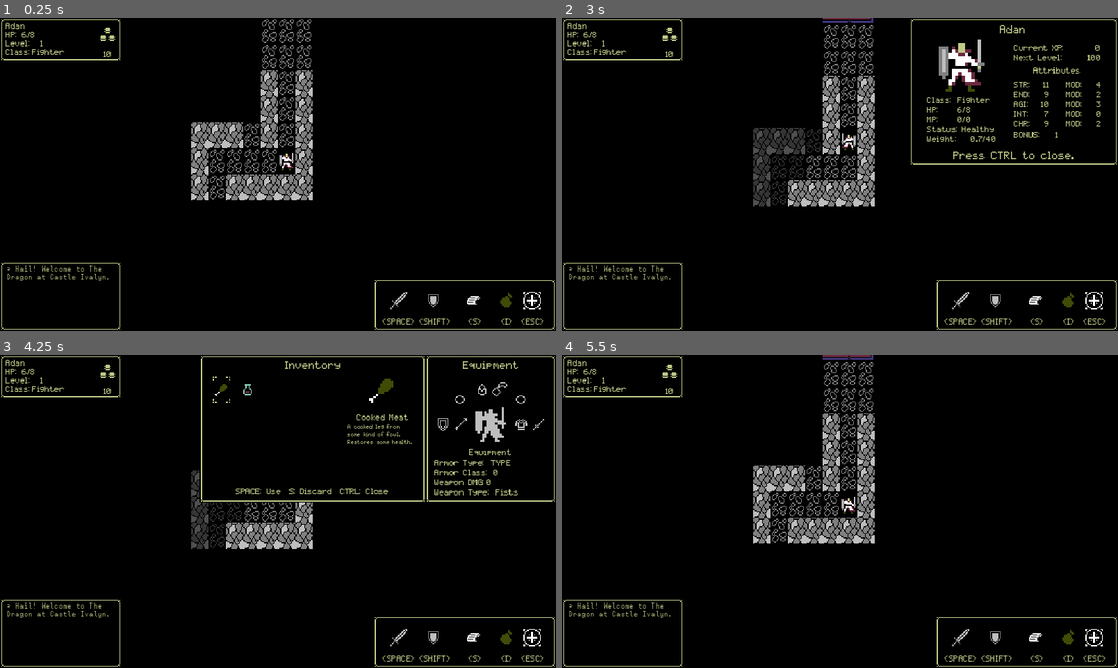
Above: before the commit, frames 1-4 (two rows, left to right).
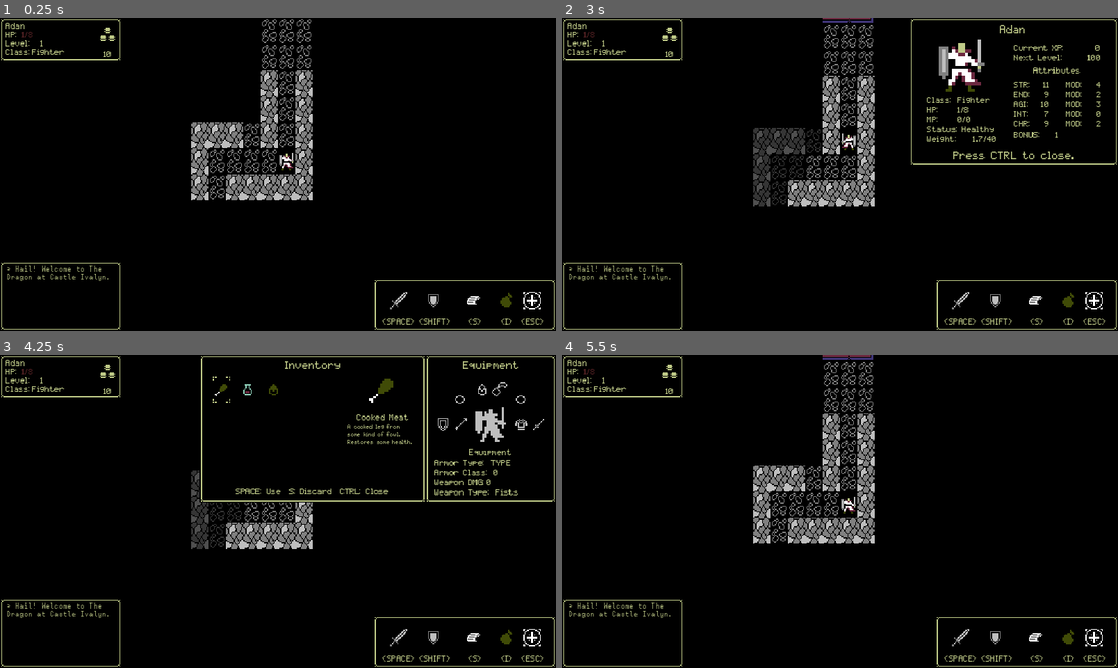
Above: after the commit, the same moments.

Repository: ChrisGlenn/tdaci
Game: Godot game, scene res://Scenes/LevelOne/level_one.tscn
Same seed, same stepped clock (60 frames per second), same inputs: the game is played once before the commit and once after it.
Inputs:
- Up to frame 1 (0.25 s): no input
- Up to frame 2 (3 s): tap Enter at 0.5 s; hold Right (ci_RIGHT) 0.53-1.28 s; tap Space (ci_A) at 0.6 s; tap Escape (ci_START) at 1.25, 2, 2.75 s; hold Down (ci_DOWN) 1.28-2.03 s; tap Ctrl (ci_B) at 1.35 s; hold Right (ci_RIGHT) 2.03-2.78 s; tap End (ci_END) at 2.1 s; hold Up (ci_UP) from 2.78 s (still down); tap S (ci_X) at 2.85 s
- Up to frame 3 (4.25 s): tap Escape (ci_START) at 3.5 s; release Up (ci_UP) at 3.53 s; hold Left (ci_LEFT) from 3.53 s (still down); tap I (ci_Y) at 3.6 s
- Up to frame 4 (5.5 s): tap Escape (ci_START) at 4.25 s; tap Space (ci_A) at 4.35 s; release Left (ci_LEFT) at 5.03 s; hold Down (ci_DOWN) from 5.03 s (still down); tap Ctrl (ci_B) at 5.1 s

The runs differ from the first frame. In frame 1, less than 0.1% of the frame differs, in the area x 3-7%, y 4-7%; in frame 2, 0.1%, in the area x 3-78%, y 4-40%; in frame 3, less than 0.1%; in frame 4, less than 0.1%.

Commit message:
10/17/2024 NOON
MY GIRLS BIRTHDAY!!!

Diff:
--- a/Scenes/Enemies/Rat/rat.tscn
+++ b/Scenes/Enemies/Rat/rat.tscn
@@ -3,9 +3,9 @@
 [ext_resource type="Texture2D" uid="uid://c4r1bbuhmqdd4" path="res://Sprites/Enemies.png" id="1_06hh1"]
 [ext_resource type="Script" path="res://Scenes/Enemies/Rat/rat.gd" id="1_ojjw5"]
 
-[sub_resource type="AtlasTexture" id="AtlasTexture_g50qn"]
+[sub_resource type="AtlasTexture" id="AtlasTexture_2u7h2"]
 atlas = ExtResource("1_06hh1")
-region = Rect2(48, 0, 16, 24)
+region = Rect2(32, 0, 16, 24)
 
 [sub_resource type="AtlasTexture" id="AtlasTexture_32vvn"]
 atlas = ExtResource("1_06hh1")
@@ -19,7 +19,7 @@
 animations = [{
 "frames": [{
 "duration": 1.0,
-"texture": SubResource("AtlasTexture_g50qn")
+"texture": SubResource("AtlasTexture_2u7h2")
 }],
 "loop": true,
 "name": &"attack",
--- /dev/null
+++ b/Scenes/Enviornment/Corpse/corpse.tscn
@@ -0,0 +1,10 @@
+[gd_scene load_steps=2 format=3 uid="uid://drwe3baken7v5"]
+
+[ext_resource type="Texture2D" uid="uid://c4r1bbuhmqdd4" path="res://Sprites/Enemies.png" id="1_bg1wg"]
+
+[node name="Corpse" type="Sprite2D"]
+texture = ExtResource("1_bg1wg")
+centered = false
+hframes = 16
+vframes = 12
+frame = 8
--- a/Scenes/Player/player.gd
+++ b/Scenes/Player/player.gd
@@ -2,6 +2,7 @@
 # PLAYER SCRIPT
 # handles player input, movement, interaction, ect.
 signal player_moved # custom player script signal
+@onready var CORPSE = preload("res://Scenes/Enviornment/Corpse/corpse.tscn")
 @onready var PLAYER_SPRITE = $AnimatedSprite2D
 @onready var STEP_AUDIO = $Steps
 @onready var RAY_UP = $Ray_UP
@@ -103,7 +104,10 @@
 		PLAYER_SPRITE.modulate = Color(1, 1, 1, 1) # return color to normal
 		is_hit = false # return control to player
 		hit_timer = 0 # reset this to zero
-
+	# DEATH
+	if Globals.player["hp"] <= 0:
+		Globals.can_move = false # stop player movement
+		# death() # call death function
 	# DEBUG
 	if Input.is_action_just_pressed("ci_END"):
 		get_tree().quit() # exit the game
@@ -117,4 +121,6 @@
 
 func death():
 	# the player has died
+	var corpse = CORPSE.instantiate()
+	corpse.global_position = global_position
 	Globals.terminal += str("> YOU HAVE DIED!!!\n") # update the terminal
--- a/Scripts/Data/items.gd
+++ b/Scripts/Data/items.gd
@@ -23,7 +23,7 @@
     },
     "leather helmet" : {
         "title" : "Leather Helmet",
-        "desc" : "A helmet made of leather.",
+        "desc" : "A helmet made of leather.\n\nArmor Class: 1",
         "type" : "EQUIP",
         "sub_type" : "Light",
         "weight" : 1,
--- a/Scripts/functions.gd
+++ b/Scripts/functions.gd
@@ -70,4 +70,7 @@
             Globals.update_terminal(str("> You've used ", item_name, "\n"))
 
 # equipable
+func equip_item():
+    pass
+
 # ect
--- a/Scripts/globals.gd
+++ b/Scripts/globals.gd
@@ -9,7 +9,7 @@
     "race": "Human",
     "class": "Fighter",
     "level": 1,
-    "hp": 6,
+    "hp": 1,
     "max_hp": 8,
     "mp": 0,
     "max_mp": 0,
@@ -40,7 +40,7 @@
     "WPN_DMG": 2,
     "WPN_PEN": 0,
     "weapon_restrictions" : [],
-    "INV": ["meat", "health potion"],
+    "INV": ["meat", "health potion","leather helmet"],
     "Spells": [],
     "Dead": false
 }
Binary file changed: Art/Enemies.aseprite
Binary file changed: Art/world.aseprite
Not shown, changed: Notes/todo.txt
Binary file changed: Sprites/Enemies.png
Binary file changed: Sprites/UI/Items.png
